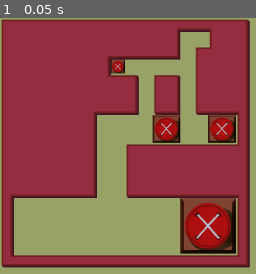
Above: before the commit, frame 1.
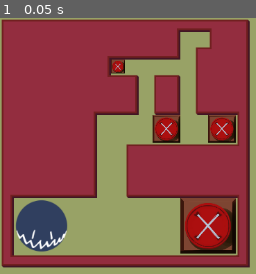
Above: after the commit, the same moment.

Repository: hulien22/gmtk2024
Game: Godot game, scene res://scenes/main.tscn
Same seed, same stepped clock (60 frames per second), same inputs: the game is played once before the commit and once after it.
Inputs:
- Up to frame 1 (0.05 s): no input

The runs differ from the first frame. In frame 1, 3.2% of the frame differs, in the area x 6-27%, y 71-92%.

Commit message:
progress

Diff:
--- a/scenes/render/rendered_button.tscn
+++ b/scenes/render/rendered_button.tscn
@@ -1,6 +1,6 @@
 [gd_scene load_steps=3 format=3 uid="uid://blijeb150f3pk"]
 
-[ext_resource type="PackedScene" uid="uid://devynwi66p18n" path="res://scenes/rendered_obj.tscn" id="1_gojfj"]
+[ext_resource type="PackedScene" uid="uid://devynwi66p18n" path="res://scenes/render/rendered_obj.tscn" id="1_gojfj"]
 [ext_resource type="Script" path="res://scripts/render/rendered_button2.gd" id="2_ly2yc"]
 
 [node name="RenderedButton" instance=ExtResource("1_gojfj")]
--- /dev/null
+++ b/scenes/render/rendered_player.tscn
@@ -0,0 +1,13 @@
+[gd_scene load_steps=6 format=3 uid="uid://c3je8dsmej1qp"]
+
+[ext_resource type="PackedScene" uid="uid://devynwi66p18n" path="res://scenes/render/rendered_obj.tscn" id="1_2cq36"]
+[ext_resource type="Script" path="res://scripts/render/rendered_player2.gd" id="2_0ft0s"]
+[ext_resource type="Texture2D" uid="uid://cppm4l23knvw4" path="res://art/BIG_blue_Placeholder.png" id="3_umak2"]
+[ext_resource type="Texture2D" uid="uid://dbs4tv6kf4ghc" path="res://art/MEDIUM_Orange_Placeholder.png" id="4_y36h4"]
+[ext_resource type="Texture2D" uid="uid://k048mq4hwthl" path="res://art/SMALL_Yellow_Placeholder.png" id="5_1fhsn"]
+
+[node name="RenderedPlayer" instance=ExtResource("1_2cq36")]
+script = ExtResource("2_0ft0s")
+big_texture = ExtResource("3_umak2")
+medium_texture = ExtResource("4_y36h4")
+small_texture = ExtResource("5_1fhsn")
--- a/scenes/rendered_level.tscn
+++ b/scenes/rendered_level.tscn
@@ -1,8 +1,9 @@
-[gd_scene load_steps=12 format=3 uid="uid://dhxqm08k81422"]
+[gd_scene load_steps=13 format=3 uid="uid://dhxqm08k81422"]
 
 [ext_resource type="Script" path="res://scripts/render/rendered_level.gd" id="1_ms517"]
 [ext_resource type="PackedScene" uid="uid://blijeb150f3pk" path="res://scenes/render/rendered_button.tscn" id="2_bex8r"]
-[ext_resource type="PackedScene" uid="uid://devynwi66p18n" path="res://scenes/rendered_obj.tscn" id="3_6lpuy"]
+[ext_resource type="PackedScene" uid="uid://c3je8dsmej1qp" path="res://scenes/render/rendered_player.tscn" id="2_ll8mi"]
+[ext_resource type="PackedScene" uid="uid://devynwi66p18n" path="res://scenes/render/rendered_obj.tscn" id="3_6lpuy"]
 [ext_resource type="Script" path="res://scripts/render/background_layer.gd" id="3_avu2h"]
 [ext_resource type="Texture2D" uid="uid://bpksmmbf3k8pl" path="res://art/Tile_Map.png" id="3_dter0"]
 [ext_resource type="PackedScene" uid="uid://dhnmos0i67m3y" path="res://scenes/rendered_player.tscn" id="4_fiw6g"]
@@ -445,6 +446,7 @@
 script = ExtResource("1_ms517")
 border_size = 1
 tile_size = 200
+player_scene = ExtResource("2_ll8mi")
 button_scn = ExtResource("2_bex8r")
 temp_scn = ExtResource("3_6lpuy")
 
@@ -459,9 +461,11 @@
 
 [node name="GridOffset" type="Node2D" parent="."]
 
+[node name="Buttons" type="Node2D" parent="GridOffset"]
+
 [node name="Boxes" type="Node2D" parent="GridOffset"]
 
-[node name="Buttons" type="Node2D" parent="GridOffset"]
+[node name="Player" type="Node2D" parent="GridOffset"]
 
 [node name="PB" parent="GridOffset" instance=ExtResource("4_fiw6g")]
 visible = false
--- a/scripts/render/rendered_level.gd
+++ b/scripts/render/rendered_level.gd
@@ -4,6 +4,7 @@
 @export var border_size: int = 10
 @export var tile_size: int = 3
 
+@export var player_scene: PackedScene
 @export var button_scn: PackedScene
 @export var switch_scn: PackedScene
 
@@ -24,6 +25,13 @@
 	#$GridOffset/PS.init(data, TileObj.TileSize.SMALL)
 
 	objects.clear()
+
+	if true:
+		var node = player_scene.instantiate() as RenderedPlayer
+		node.init(data.CurrentState().player)
+		objects.push_back(node)
+		$GridOffset/Player.add_child(node)
+
 	for obj in data.CurrentState().bg_objects:
 		if obj is ButtonObj:
 			var node = button_scn.instantiate() as RenderedButton
--- /dev/null
+++ b/scripts/render/rendered_player2.gd
@@ -0,0 +1,18 @@
+extends RenderedObj
+class_name RenderedPlayer
+
+@export var big_texture: Texture
+@export var medium_texture: Texture
+@export var small_texture: Texture
+
+func init(obj: TileObj):
+	super.init(obj)
+	%SpriteHolder.position = obj.posn
+	%SpriteHolder.scale = Vector2(0.04, 0.04)
+	match obj.size:
+		TileObj.TileSize.BIG:
+			%Sprite.texture = big_texture
+		TileObj.TileSize.MEDIUM:
+			%Sprite.texture = medium_texture
+		TileObj.TileSize.SMALL:
+			%Sprite.texture = small_texture
Renamed: scenes/rendered_obj.tscn -> scenes/render/rendered_obj.tscn
